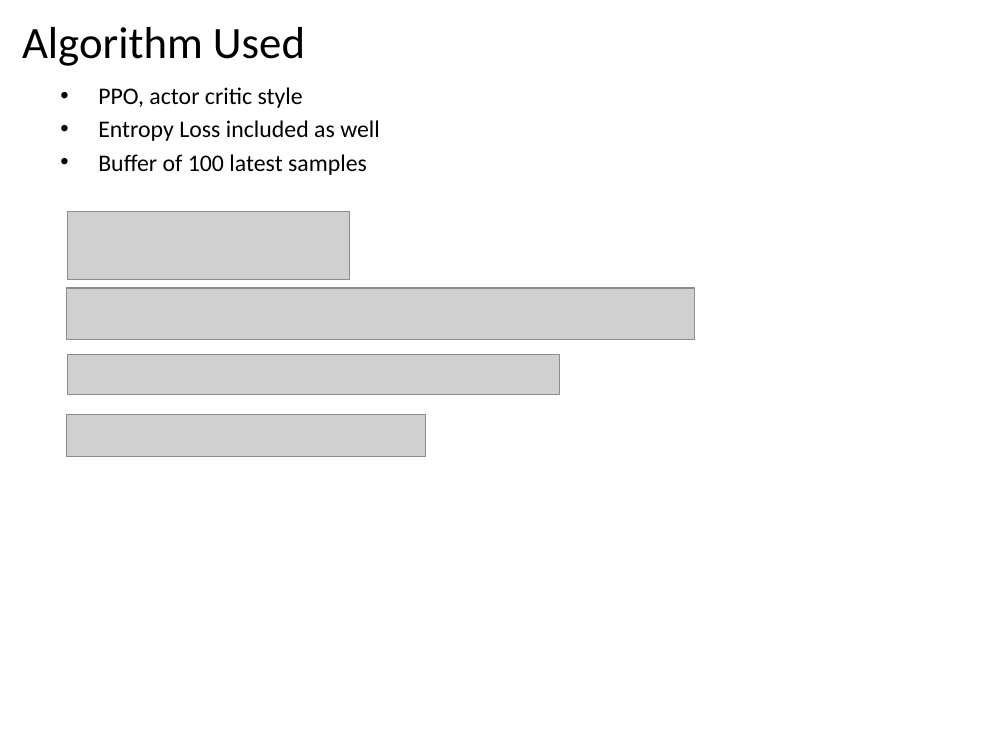
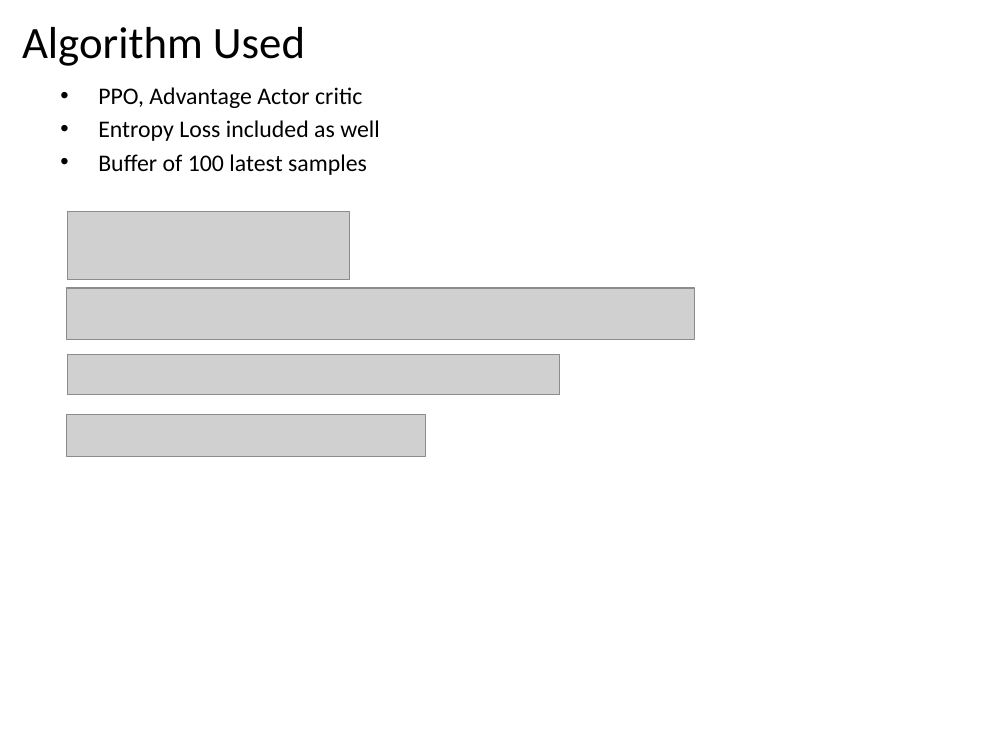
Before and after one commit to SonuDixit/Traffic, a slide deck: slide 4 of mtech_project_report_results/mtech_project.pptx. Drawn at 1008x756 pixels with LibreOffice and Linux fonts; fonts in the diff are those of the drawing; grey boxes stand for pictures. Boxes give left, top, right and bottom in pixels: in the first picture for what was removed or moved away, otherwise in the second. Text is boxed around its words. In the diff, an @@ line names an element or a change of style, - is before the commit and + after.

```diff
--- a/mtech_project_report_results/mtech_project.pptx
+++ b/mtech_project_report_results/mtech_project.pptx
@@ text at [98, 87, 362, 108]: text changed @@
-• PPO, actor critic style
+• PPO, Advantage Actor critic
```
Also in this commit, not shown: 1 other slide changed.
